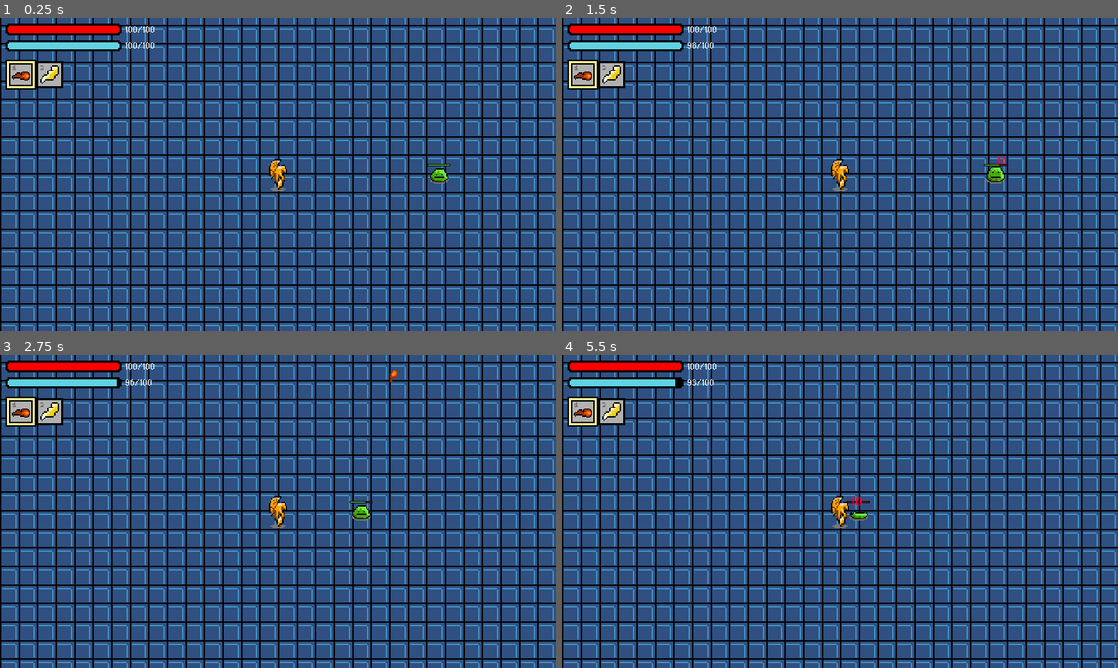
Above: before the commit, frames 1-4 (two rows, left to right).
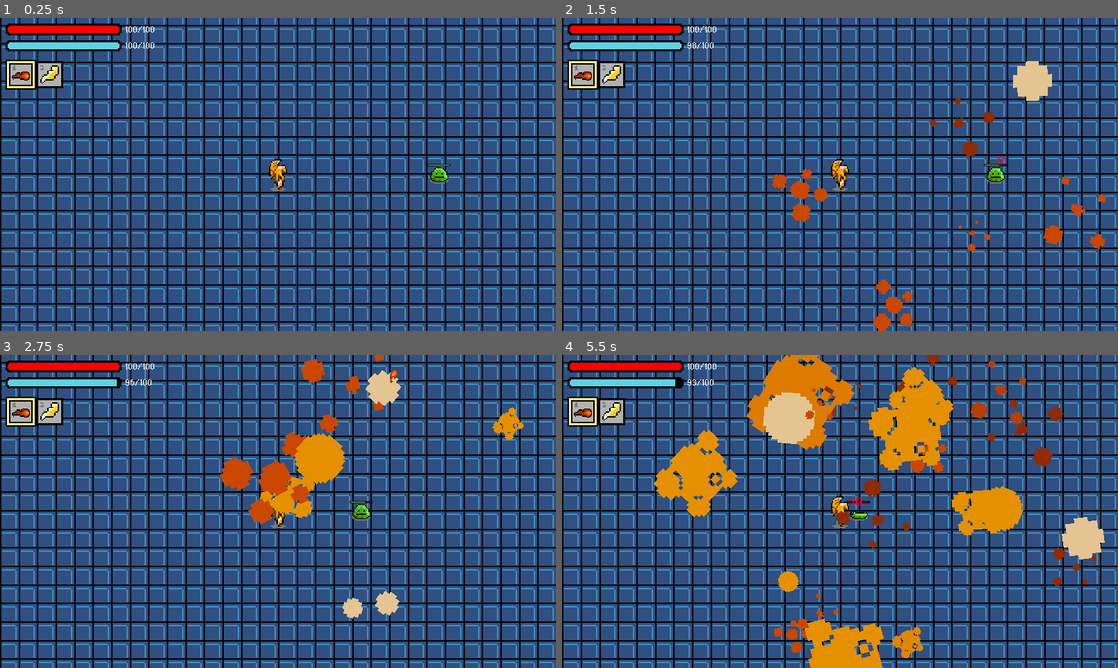
Above: after the commit, the same moments.

Repository: jonathanlin0/Theseus
Game: Godot game, scene res://Misc/Testing_Scene.tscn
The game is run twice, just before and just after one commit, with the same random seed, the same clock (stepped at 60 frames per second) and the same inputs. Sound files missing from this copy of the repository are replaced by a short silence.
Inputs (mouse positions are in pixels of both pictures, inside the frame that each line leads up to):
- Up to frame 1 (0.25 s): no input
- Up to frame 2 (1.5 s): tap Enter at 0.5 s; move the mouse to (962, 158) at 0.52 s; hold Up (ui_up) 0.53-1.28 s; click (962, 158) at 0.6 s; tap Keypad Enter (ui_accept) at 0.77 s; move the mouse to (728, 190) at 1.27 s; tap Shift at 1.35 s
- Up to frame 3 (2.75 s): tap Keypad Enter (ui_accept) at 1.52 s; move the mouse to (333, 442) at 2.02 s; hold Up (ui_up) from 2.03 s (still down); click (333, 442) at 2.1 s
- Up to frame 4 (5.5 s): move the mouse to (812, 574) at 2.77 s; tap Shift at 2.85, 4.35 s; click (812, 574) at 2.92 s; tap Keypad Enter (ui_accept) at 3.02, 3.77, 4.52 s; move the mouse to (1006, 558) at 3.52 s; release Up (ui_up) at 3.53 s; click (1006, 558) at 3.6 s; move the mouse to (673, 464) at 4.27 s; move the mouse to (867, 511) at 5.02 s; click (867, 511) at 5.1 s

The runs differ from the first frame. In frame 1, less than 0.1% of the frame differs, in the area x 77-81%, y 47-52%; in frame 2, 2.4%; in frame 3, 4.8%; in frame 4, 14%, in the area x 16-98%, y 0-100%.

Commit message:
Starting Particle Explosion

Diff:
--- a/Theseus/Characters/Player.tscn
+++ b/Theseus/Characters/Player.tscn
@@ -572,7 +572,7 @@
 material = SubResource( 104 )
 frames = SubResource( 17 )
 animation = "run_down"
-frame = 2
+frame = 1
 playing = true
 
 [node name="Player_Camera" type="Camera2D" parent="."]
--- a/Theseus/Enemies/Slime/Small_Slime.gd
+++ b/Theseus/Enemies/Slime/Small_Slime.gd
@@ -20,8 +20,6 @@
 var diff_y = 0
 
 var player_angle = 0
-
-
 
 var vision_angle_total = deg2rad(360)
 var ray_diff = deg2rad(2)
--- a/Theseus/Enemies/Slime/Small_Slime.tscn
+++ b/Theseus/Enemies/Slime/Small_Slime.tscn
@@ -92,6 +92,7 @@
 material = SubResource( 17 )
 frames = SubResource( 15 )
 animation = "idle"
+frame = 3
 playing = true
 
 [node name="CollisionShape2D" type="CollisionShape2D" parent="."]
--- /dev/null
+++ b/Theseus/Particle_Effects/Explosion.tscn
@@ -0,0 +1,39 @@
+[gd_scene load_steps=6 format=2]
+
+[ext_resource path="res://Particle_Effects/Sprites/Explosion_Sprite_Sheet.png" type="Texture" id=1]
+
+[sub_resource type="CanvasItemMaterial" id=1]
+particles_animation = true
+particles_anim_h_frames = 5
+particles_anim_v_frames = 1
+particles_anim_loop = false
+
+[sub_resource type="Gradient" id=2]
+offsets = PoolRealArray( 0, 0.264069, 0.281385, 0.549784, 0.575758, 0.87013, 0.891775, 1 )
+colors = PoolColorArray( 1, 0.858824, 0.635294, 1, 1, 0.858824, 0.635294, 1, 1, 0.635294, 0, 1, 1, 0.635294, 0, 1, 0.890196, 0.317647, 0, 1, 0.890196, 0.317647, 0, 1, 0.635294, 0.188235, 0, 1, 0.635294, 0.188235, 0, 1 )
+
+[sub_resource type="GradientTexture" id=3]
+gradient = SubResource( 2 )
+
+[sub_resource type="ParticlesMaterial" id=4]
+lifetime_randomness = 0.5
+emission_shape = 1
+emission_sphere_radius = 128.0
+flag_disable_z = true
+gravity = Vector3( 0, 0, 0 )
+orbit_velocity = 0.0
+orbit_velocity_random = 0.0
+angle = 262.8
+angle_random = 1.0
+scale = 4.0
+scale_random = 1.0
+color_ramp = SubResource( 3 )
+anim_speed = 1.0
+
+[node name="Explosion" type="Particles2D"]
+material = SubResource( 1 )
+lifetime = 0.5
+explosiveness = 0.5
+local_coords = false
+process_material = SubResource( 4 )
+texture = ExtResource( 1 )
--- a/Theseus/Weapons/Fireball.gd
+++ b/Theseus/Weapons/Fireball.gd
@@ -17,6 +17,8 @@
 #start position of the fireball
 var start_pos = Vector2(0,0)
 var start = true
+
+const EXPLOSION = preload("res://Particle_Effects/Explosion.tscn")
 
 func insert_player(player_obj):
 	player_that_is_shooting = player_obj
@@ -78,6 +80,10 @@
 					$AnimatedSprite.play("fireStop")
 					hitSomething = true
 					hit_enemies.append(body.name)
+
+					var explosion = EXPLOSION.instance()
+					get_parent().add_child(explosion)
+					explosion.global_position = global_position
 	if master_data.is_multiplayer == true:
 		if player_that_is_shooting.name == "Player":
 			if body.name == "Player2":
--- a/Theseus/Weapons/Fireball.tscn
+++ b/Theseus/Weapons/Fireball.tscn
@@ -84,7 +84,7 @@
 
 [node name="AnimatedSprite" type="AnimatedSprite" parent="."]
 frames = SubResource( 8 )
-frame = 1
+frame = 2
 playing = true
 
 [node name="CollisionShape2D" type="CollisionShape2D" parent="."]
Binary file added: Theseus/Particle_Effects/Sprites/Explosion_Sprite_Sheet.png
Not shown, added: Theseus/Particle_Effects/Sprites/Explosion_Sprite_Sheet.png.import
Not shown, changed: .DS_Store
Not shown, changed: Theseus/.DS_Store
Not shown, added: Theseus/Particle_Effects/.DS_Store
